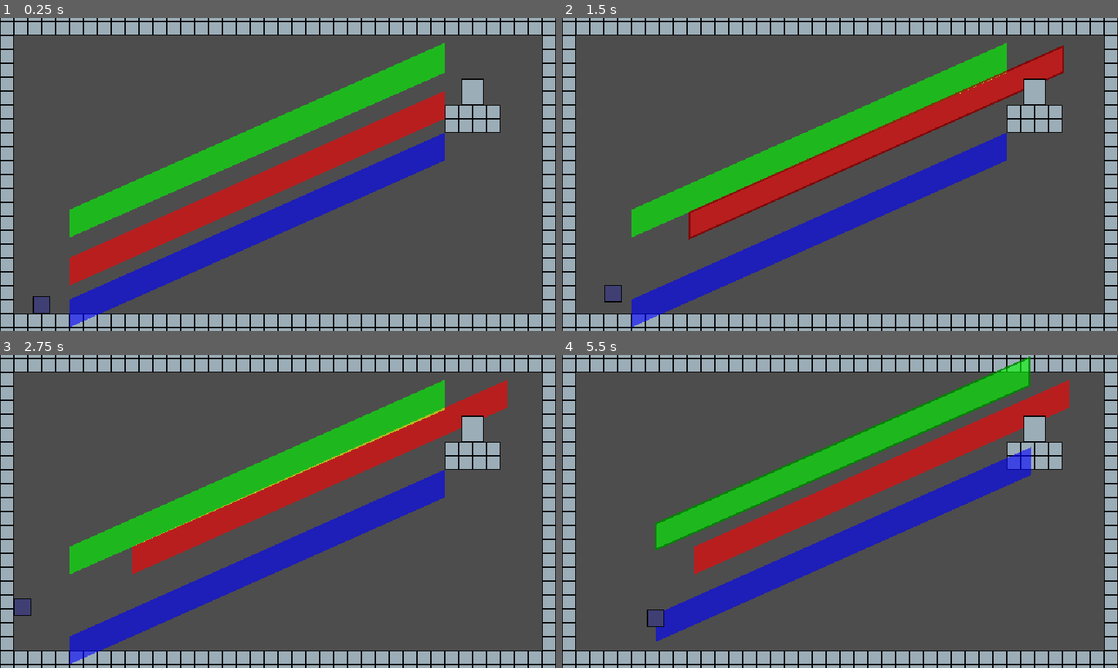
Above: before the commit, frames 1-4 (two rows, left to right).
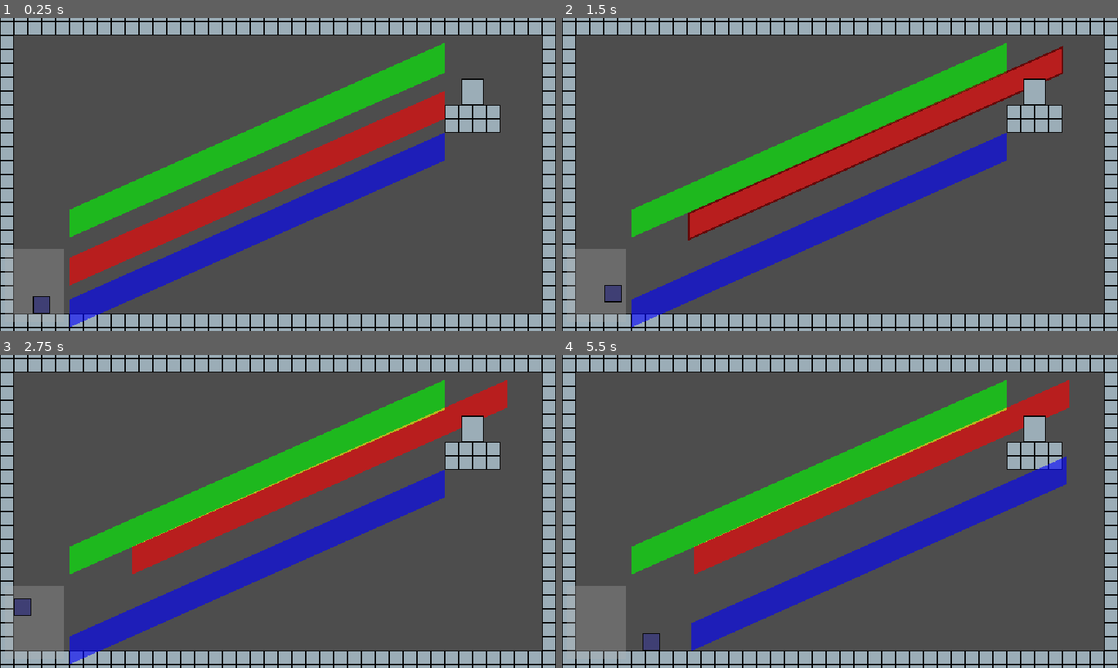
Above: after the commit, the same moments.

Repository: robotmaster/game-off-2026
Game: Godot game, scene res://scenes/rooms/room1.tscn
The game is run twice, just before and just after one commit, with the same random seed, the same clock (stepped at 60 frames per second) and the same inputs.
Inputs:
- Up to frame 1 (0.25 s): no input
- Up to frame 2 (1.5 s): tap Enter at 0.5 s; hold Up (up) 0.53-1.28 s; hold Right (right) from 0.53 s (still down); tap Z (toggle_play) at 0.6 s; tap Up (up) at 1.35 s
- Up to frame 3 (2.75 s): tap Up (up) at 1.52, 1.82 s; tap Z (toggle_play) at 1.55 s; release Right (right) at 2.03 s; hold Left (left) from 2.03 s (still down); hold Up (up) from 2.03 s (still down); tap X (switch_edit) at 2.1 s
- Up to frame 4 (5.5 s): release Left (left) at 2.78 s; release Up (up) at 2.78 s; hold Right (right) 2.78-4.28 s; tap Z (toggle_play) at 2.85, 3.6, 4.55 s; tap Up (up) at 3.02, 3.32, 4.35, 4.52, 4.82 s; hold Up (up) 3.53-4.28 s; hold Left (left) 4.28-5.03 s; hold Right (right) from 5.03 s (still down); hold Up (up) from 5.03 s (still down); tap X (switch_edit) at 5.1 s

The runs differ from the first frame. In frame 1, 1.8% of the frame differs, in the area x 0-12%, y 73-98%; in frame 2, 2.9%; in frame 3, 1.8%; in frame 4, 20%, in the area x 0-91%, y 0-98%.

Commit message:
added an area for moving polygons

Diff:
--- a/game-off-2026/project.godot
+++ b/game-off-2026/project.godot
@@ -72,8 +72,7 @@
 }
 reset={
 "deadzone": 0.2,
-"events": [Object(InputEventKey,"resource_local_to_scene":false,"resource_name":"","device":-1,"window_id":0,"alt_pressed":false,"shift_pressed":false,"ctrl_pressed":false,"meta_pressed":false,"pressed":false,"keycode":0,"physical_keycode":82,"key_label":0,"unicode":114,"location":0,"echo":false,"script":null)
-]
+"events": []
 }
 
 [physics]
--- a/game-off-2026/scenes/room.tscn
+++ b/game-off-2026/scenes/room.tscn
@@ -3,11 +3,18 @@
 [ext_resource type="Script" uid="uid://dwyrh8grva4ip" path="res://scripts/room.gd" id="1_14vil"]
 [ext_resource type="TileSet" uid="uid://brdoxpmln2y14" path="res://tiles.tres" id="2_jxe34"]
 [ext_resource type="Shader" uid="uid://cjm23hkbawsvx" path="res://shaders/polygons.gdshader" id="3_jn645"]
+[ext_resource type="Shader" uid="uid://ct4ttth4kqu8l" path="res://shaders/polygon_move_area.gdshader" id="3_qtoah"]
+[ext_resource type="Script" uid="uid://crn75i0wmp5it" path="res://scripts/generate_collision_shapes_of_children.gd" id="3_ybpoa"]
 [ext_resource type="Script" uid="uid://dfwyfvy5mmhq0" path="res://scripts/polygons.gd" id="4_jxe34"]
 [ext_resource type="PackedScene" uid="uid://dxg36kacwicgt" path="res://scenes/player.tscn" id="4_qvc4m"]
 [ext_resource type="PackedScene" uid="uid://yprk1w2gy2vs" path="res://scenes/exit.tscn" id="5_jn645"]
 [ext_resource type="Script" uid="uid://ck3epd51kkhqq" path="res://scripts/polygon_parent.gd" id="5_qvc4m"]
 [ext_resource type="Script" uid="uid://qsfnwordlsme" path="res://scripts/current_polygon_outline.gd" id="6_7dqbv"]
+
+[sub_resource type="ShaderMaterial" id="ShaderMaterial_ybpoa"]
+
+[sub_resource type="ShaderMaterial" id="ShaderMaterial_qtoah"]
+shader = ExtResource("3_qtoah")
 
 [sub_resource type="ShaderMaterial" id="ShaderMaterial_277jj"]
 shader = ExtResource("3_jn645")
@@ -32,44 +39,54 @@
 
 [node name="Room" type="Node2D" unique_id=1685634979 node_paths=PackedStringArray("color_1_parent", "color_2_parent", "color_3_parent", "intersection_static_body")]
 script = ExtResource("1_14vil")
-color_1_parent = NodePath("Polygons/PolygonCanvas/Red")
-color_2_parent = NodePath("Polygons/PolygonCanvas/Blue")
-color_3_parent = NodePath("Polygons/PolygonCanvas/Green")
-intersection_static_body = NodePath("Polygons/IntersectionArea")
+color_1_parent = NodePath("MainPolygons/PolygonCanvas/Red")
+color_2_parent = NodePath("MainPolygons/PolygonCanvas/Blue")
+color_3_parent = NodePath("MainPolygons/PolygonCanvas/Green")
+intersection_static_body = NodePath("MainPolygons/IntersectionArea")
 
 [node name="Tiles" type="TileMapLayer" parent="." unique_id=235629107]
 tile_map_data = PackedByteArray("AADs/woAAAAAAAAAAAABAAsAAAAAAAAAAAACAAsAAAAAAAAAAAADAAsAAAAAAAAAAAAEAAsAAAAAAAAAAAAFAA …(3120 unchanged characters)…
 tile_set = ExtResource("2_jxe34")
 
-[node name="Polygons" type="Node2D" parent="." unique_id=1591896628]
+[node name="SpecialElements" type="Node2D" parent="." unique_id=871850731]
+
+[node name="PolygonMoveArea" type="Area2D" parent="SpecialElements" unique_id=392684869]
+material = SubResource("ShaderMaterial_ybpoa")
+script = ExtResource("3_ybpoa")
+
+[node name="Visuals" type="CanvasGroup" parent="SpecialElements/PolygonMoveArea" unique_id=1923202154]
+unique_name_in_owner = true
+material = SubResource("ShaderMaterial_qtoah")
+
+[node name="MainPolygons" type="Node2D" parent="." unique_id=1591896628]
 process_physics_priority = 1000
 script = ExtResource("4_jxe34")
 
-[node name="PolygonCanvas" type="CanvasGroup" parent="Polygons" unique_id=1378756590]
+[node name="PolygonCanvas" type="CanvasGroup" parent="MainPolygons" unique_id=1378756590]
 material = SubResource("ShaderMaterial_277jj")
 
-[node name="Red" type="Node2D" parent="Polygons/PolygonCanvas" unique_id=349891011 node_paths=PackedStringArray("Room")]
+[node name="Red" type="Node2D" parent="MainPolygons/PolygonCanvas" unique_id=349891011 node_paths=PackedStringArray("Room")]
 unique_name_in_owner = true
 material = SubResource("CanvasItemMaterial_jn645")
 script = ExtResource("5_qvc4m")
 Room = NodePath("../../..")
 
-[node name="Blue" type="Node2D" parent="Polygons/PolygonCanvas" unique_id=1709256072 node_paths=PackedStringArray("Room")]
+[node name="Blue" type="Node2D" parent="MainPolygons/PolygonCanvas" unique_id=1709256072 node_paths=PackedStringArray("Room")]
 unique_name_in_owner = true
 material = SubResource("CanvasItemMaterial_qvc4m")
 script = ExtResource("5_qvc4m")
 Room = NodePath("../../..")
 
-[node name="Green" type="Node2D" parent="Polygons/PolygonCanvas" unique_id=737133991 node_paths=PackedStringArray("Room")]
+[node name="Green" type="Node2D" parent="MainPolygons/PolygonCanvas" unique_id=737133991 node_paths=PackedStringArray("Room")]
 unique_name_in_owner = true
 material = SubResource("CanvasItemMaterial_7dqbv")
 script = ExtResource("5_qvc4m")
 Room = NodePath("../../..")
 
-[node name="IntersectionArea" type="StaticBody2D" parent="Polygons" unique_id=932035965]
+[node name="IntersectionArea" type="StaticBody2D" parent="MainPolygons" unique_id=932035965]
 position = Vector2(11, -4)
 
-[node name="CurrentPolygonOutline" type="Node2D" parent="Polygons" unique_id=1542420041 node_paths=PackedStringArray("Room")]
+[node name="CurrentPolygonOutline" type="Node2D" parent="MainPolygons" unique_id=1542420041 node_paths=PackedStringArray("Room")]
 unique_name_in_owner = true
 script = ExtResource("6_7dqbv")
 Room = NodePath("../..")
@@ -80,6 +97,7 @@
 
 [node name="Exit" parent="." unique_id=1218272071 instance=ExtResource("5_jn645")]
 
-[node name="Player" parent="." unique_id=1936053006 node_paths=PackedStringArray("Room", "Exit") instance=ExtResource("4_qvc4m")]
+[node name="Player" parent="." unique_id=1936053006 node_paths=PackedStringArray("Room", "Exit", "PolygonMoveArea") instance=ExtResource("4_qvc4m")]
 Room = NodePath("..")
 Exit = NodePath("../Exit")
+PolygonMoveArea = NodePath("../SpecialElements/PolygonMoveArea")
--- a/game-off-2026/scenes/rooms/room1.tscn
+++ b/game-off-2026/scenes/rooms/room1.tscn
@@ -7,27 +7,30 @@
 [node name="Tiles" parent="." index="0" unique_id=235629107]
 tile_map_data = PackedByteArray("AADs/woAAAAAAAAAAAABAAsAAAAAAAAAAAACAAsAAAAAAAAAAAADAAsAAAAAAAAAAAAEAAsAAAAAAAAAAAAFAA …(3248 unchanged characters)…
 
-[node name="Polygon2D" type="Polygon2D" parent="Polygons/PolygonCanvas/Red" parent_id_path=PackedInt32Array(349891011) index="0" unique_id=1621396020]
+[node name="Polygon2D" type="Polygon2D" parent="SpecialElements/PolygonMoveArea/Visuals" parent_id_path=PackedInt32Array(1923202154) index="0" unique_id=494434493]
+polygon = PackedVector2Array(-256, 160, -256, 96, -304, 96, -304, 160)
+
+[node name="Polygon2D" type="Polygon2D" parent="MainPolygons/PolygonCanvas/Red" parent_id_path=PackedInt32Array(349891011) index="0" unique_id=1621396020]
 use_parent_material = true
 position = Vector2(0, -48)
 color = Color(1, 0, 0, 1)
 polygon = PackedVector2Array(192, -48, 192, -16, -240, 176, -240, 144)
 
-[node name="Polygon2D" type="Polygon2D" parent="Polygons/PolygonCanvas/Blue" parent_id_path=PackedInt32Array(1709256072) index="0" unique_id=1219641244]
+[node name="Polygon2D" type="Polygon2D" parent="MainPolygons/PolygonCanvas/Blue" parent_id_path=PackedInt32Array(1709256072) index="0" unique_id=1219641244]
 use_parent_material = true
 position = Vector2(0, -48)
 color = Color(0, 0, 1, 1)
 polygon = PackedVector2Array(192, 0, 192, 32, -240, 224, -240, 192)
 
-[node name="Polygon2D" type="Polygon2D" parent="Polygons/PolygonCanvas/Green" parent_id_path=PackedInt32Array(737133991) index="0" unique_id=1848403671]
+[node name="Polygon2D" type="Polygon2D" parent="MainPolygons/PolygonCanvas/Green" parent_id_path=PackedInt32Array(737133991) index="0" unique_id=1848403671]
 use_parent_material = true
 position = Vector2(0, -48)
 scale = Vector2(1, 1.0769231)
 color = Color(0, 1, 0, 1)
 polygon = PackedVector2Array(192, -64, 192, -96, -240.00002, 82.28572, -240, 112)
 
-[node name="Exit" parent="." index="3" unique_id=1218272071]
+[node name="Exit" parent="." index="4" unique_id=1218272071]
 position = Vector2(224, -80)
 
-[node name="Player" parent="." index="4" unique_id=1936053006]
+[node name="Player" parent="." index="5" unique_id=1936053006]
 position = Vector2(-272, 144)
--- a/game-off-2026/scripts/current_polygon_outline.gd
+++ b/game-off-2026/scripts/current_polygon_outline.gd
@@ -2,7 +2,7 @@
 
 @export var Room : RoomRoot
 
-const POLYGON_OUTLINE_COLOR = Color(0.4, 0.4, 0.4, 0.7)
+const POLYGON_OUTLINE_COLOR = Color(0.25, 0.25, 0.25, 0.7)
 const POLYGON_OUTLINE_WIDTH = 2.0
 
 func _process(_delta: float) -> void:
--- /dev/null
+++ b/game-off-2026/scripts/generate_collision_shapes_of_children.gd
@@ -0,0 +1,12 @@
+extends Area2D
+
+
+func _ready() -> void:
+	var children := %Visuals.get_children()
+	for child in children:
+		if not child is Polygon2D:
+			print("Child not polygon 2d")
+
+		var new_collision_polygon := CollisionPolygon2D.new()
+		new_collision_polygon.polygon = child.transform * child.polygon
+		add_child(new_collision_polygon)
--- a/game-off-2026/scripts/player.gd
+++ b/game-off-2026/scripts/player.gd
@@ -2,6 +2,7 @@
 
 @export var Room : RoomRoot
 @export var Exit : Area2D
+@export var PolygonMoveArea: Area2D
 
 const SPEED = 170.0
 const JUMP_VELOCITY = -200.0
@@ -13,6 +14,11 @@
 var _holding_jump_after_jump := false
 
 func _physics_process(delta: float) -> void:
+
+	if Input.is_action_just_pressed("toggle_play"):
+		if PolygonMoveArea.overlaps_body(self):
+			Room.toggle_editing()
+
 	if not Room or Room.is_editing:
 		return
 
--- a/game-off-2026/scripts/room.gd
+++ b/game-off-2026/scripts/room.gd
@@ -53,8 +53,6 @@
 
 
 func _physics_process(_delta: float) -> void:
-	if Input.is_action_just_pressed("toggle_play"):
-		is_editing = not is_editing
 	if Input.is_action_just_pressed("switch_edit"):
 		polygon_editing += 1
 		if polygon_editing > 3:
@@ -112,6 +110,9 @@
 			return color_3_parent
 	return null
 
+func toggle_editing() -> void:
+	is_editing = not is_editing
+
 func reset_room() -> void:
 	get_tree().reload_current_scene()
 
--- /dev/null
+++ b/game-off-2026/shaders/polygon_move_area.gdshader
@@ -0,0 +1,6 @@
+shader_type canvas_item;
+
+
+void fragment() {
+	COLOR = vec4(0.7, 0.7, 0.7, 0.3);
+}
Not shown, added: game-off-2026/scripts/generate_collision_shapes_of_children.gd.uid
Not shown, added: game-off-2026/shaders/polygon_move_area.gdshader.uid
